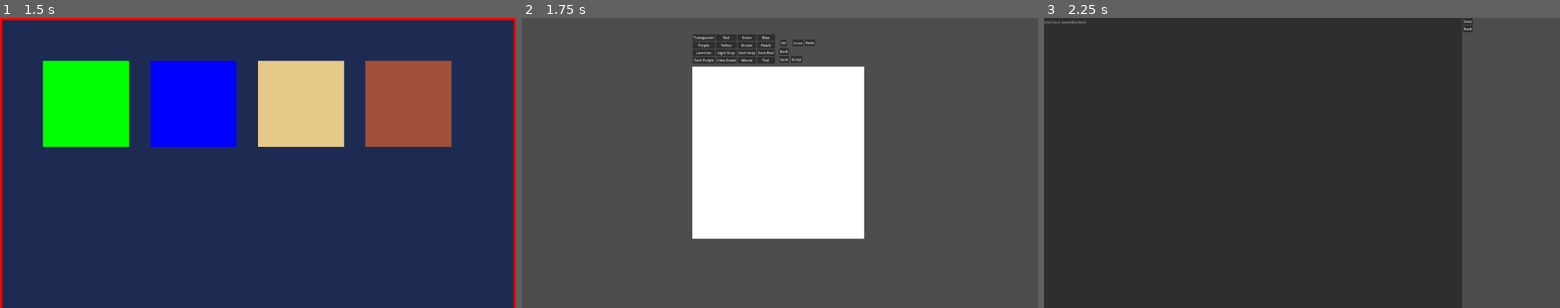
Above: before the commit, frames 1-3 (left to right).
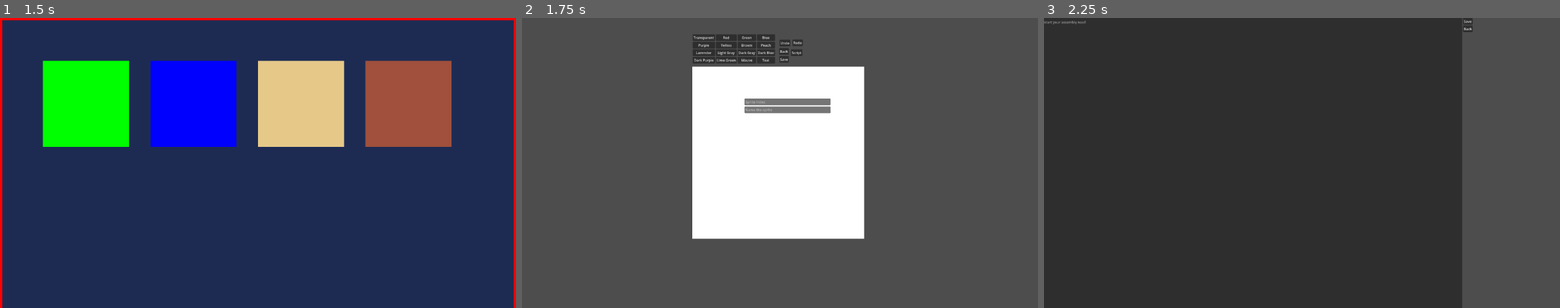
Above: after the commit, the same moments.

Repository: bobis1/godot-fantasy-console
Game: Godot game, scene res://main.tscn
Same seed, same stepped clock (60 frames per second), same inputs: the game is played once before the commit and once after it.
Inputs (mouse positions are in pixels of both pictures, inside the frame that each line leads up to):
- Up to frame 1 (1.5 s): tap Enter at 0.5 s; move the mouse to (371, 148) at 0.52 s; hold D (RIGHT) 0.53-1.28 s; hold Q (A) 0.53-1.28 s; click (371, 148) at 0.67 s; tap E (B) at 0.8, 1.35 s; tap Space at 1.25 s; move the mouse to (154, 177) at 1.27 s; hold S (DOWN) from 1.28 s (still down)
- Up to frame 2 (1.75 s): keep holding S (DOWN); tap R at 1.55 s
- Up to frame 3 (2.25 s): release S (DOWN) at 2 s; click "Script" at 2 s

Frame 1 is identical in both runs. In frame 2, 1.0% of the frame differs, in the area x 43-60%, y 7-33%; in frame 3, nothing differs.

Commit message:
Worked on adding the undo and redo to sprite editor

Diff:
--- a/Editor.tscn
+++ b/Editor.tscn
@@ -133,41 +133,32 @@
 text = "Back
 "
 
-[node name="Scripting" type="Button" parent="Control" unique_id=1062963334]
-layout_mode = 0
-offset_left = 459.0
-offset_top = 101.0
-offset_right = 512.0
-offset_bottom = 132.0
-text = "Script"
-
-[node name="Fill" type="Button" parent="Control" unique_id=2112511374]
-layout_mode = 0
-offset_left = 409.0
+[node name="Undo" type="Button" parent="Control" unique_id=628832824]
+layout_mode = 0
+offset_left = 406.0
 offset_top = 25.0
-offset_right = 439.0
-offset_bottom = 56.0
-text = "Fill"
-
-[node name="Undo" type="Button" parent="Control" unique_id=628832824]
-layout_mode = 0
-offset_left = 466.0
-offset_top = 25.0
-offset_right = 516.0
+offset_right = 456.0
 offset_bottom = 56.0
 text = "Undo
 "
 
 [node name="Redo" type="Button" parent="Control" unique_id=1217750806]
 layout_mode = 0
-offset_left = 523.0
+offset_left = 466.0
 offset_top = 24.0
-offset_right = 571.0
+offset_right = 514.0
 offset_bottom = 55.0
 text = "Redo"
 
+[node name="Scripting" type="Button" parent="Control" unique_id=1062963334]
+layout_mode = 0
+offset_left = 459.0
+offset_top = 70.0
+offset_right = 512.0
+offset_bottom = 101.0
+text = "Script"
+
 [node name="NamingPopup" type="Control" parent="." unique_id=1938953504]
-visible = false
 layout_mode = 3
 anchors_preset = 0
 offset_right = 40.0
@@ -180,6 +171,14 @@
 offset_right = 1435.0
 offset_bottom = 443.0
 placeholder_text = "Name the sprite"
+
+[node name="SpriteIndex" type="LineEdit" parent="NamingPopup" unique_id=262700467]
+layout_mode = 0
+offset_left = 1035.0
+offset_top = 375.0
+offset_right = 1435.0
+offset_bottom = 406.0
+placeholder_text = "Sprite Index"
 
 [connection signal="pressed" from="Control/Color Select/Black" to="Control/ColorRect" method="_on_black_pressed"]
 [connection signal="pressed" from="Control/Color Select/Red" to="Control/ColorRect" method="_on_red_pressed"]
@@ -199,8 +198,8 @@
 [connection signal="pressed" from="Control/Color Select/Teal" to="Control/ColorRect" method="_on_teal_pressed"]
 [connection signal="pressed" from="Control/Save" to="Control/ColorRect" method="_on_save_pressed"]
 [connection signal="pressed" from="Control/Back" to="Control/ColorRect" method="_on_back_pressed"]
-[connection signal="pressed" from="Control/Scripting" to="Control/ColorRect" method="_on_scripting_pressed"]
-[connection signal="pressed" from="Control/Fill" to="Control/ColorRect" method="_on_fill_pressed"]
 [connection signal="pressed" from="Control/Undo" to="Control/ColorRect" method="_on_undo_pressed"]
 [connection signal="pressed" from="Control/Redo" to="Control/ColorRect" method="_on_redo_pressed"]
+[connection signal="pressed" from="Control/Scripting" to="Control/ColorRect" method="_on_scripting_pressed"]
 [connection signal="text_submitted" from="NamingPopup/LineEdit" to="Control/ColorRect" method="_on_line_edit_text_submitted"]
+[connection signal="text_submitted" from="NamingPopup/SpriteIndex" to="Control/ColorRect" method="_on_sprite_index_text_submitted"]
--- a/Scripts/canvas.gd
+++ b/Scripts/canvas.gd
@@ -4,7 +4,12 @@
 var sprite_data = []
 var current_color_index = 1
 
-
+var VersionCount = 0
+
+var SpriteIndex: int
+
+var isIndexSubmitted: bool
+var isNameSubmitted: bool
 
 var spriteName: String
 @export var NamingPopup: Control
@@ -48,6 +53,9 @@
 
 		if sprite_data[index] != current_color_index:
 			sprite_data[index] = current_color_index
+			VersionCount += 1
+			var file = FileAccess.open("user://Versions" + spriteName + str(VersionCount) +".dat", FileAccess.WRITE)
+			file.store_buffer(get_sprite_as_buffer())
 			queue_redraw()
 
 func _draw():
@@ -167,6 +175,16 @@
 
 	return buffer
 
+
+func load_sprite_from_buffer(buffer: PackedByteArray) -> void:
+	for i in range(32):
+		var pixel_right = buffer[i] & 0x0F
+		var pixel_left = (buffer[i] >> 4) & 0x0F
+		sprite_data[i * 2] = pixel_left
+		sprite_data[i * 2 + 1] = pixel_right
+	queue_redraw()
+
+
 func save_to_file():
 	NamingPopup.visible = true
 
@@ -183,6 +201,10 @@
 	spriteName = new_text
 	var file = FileAccess.open("user://"+spriteName+".dat", FileAccess.WRITE)
 	file.store_buffer(get_sprite_as_buffer())
+	isNameSubmitted = true
+	if isIndexSubmitted && isNameSubmitted:
+			NamingPopup.visible = false
+
 	pass
 
 
@@ -192,16 +214,30 @@
 	pass
 
 
-func _on_fill_pressed() -> void:
-
-	pass
 
 
 func _on_undo_pressed() -> void:
+	if VersionCount == 1:
+		return
+	VersionCount -= 1
+	var lastVersionFile = FileAccess.open("user://Versions"+spriteName+ str(VersionCount) +".dat", FileAccess.READ)
+	var lastVersion = lastVersionFile.get_buffer(32)
+	load_sprite_from_buffer(lastVersion)
+	lastVersionFile.close()
 
 	pass
 
 
 func _on_redo_pressed() -> void:
-
-	pass
+	VersionCount += 1
+	var redoVersionFile = FileAccess.open("user://Versions"+spriteName+ str(VersionCount) +".dat", FileAccess.READ)
+	var redoVersion = redoVersionFile.get_buffer(32)
+	load_sprite_from_buffer(redoVersion)
+	redoVersionFile.close()
+	pass
+
+
+func _on_sprite_index_text_submitted(new_text: String) -> void:
+	SpriteIndex = new_text.to_int()
+	isIndexSubmitted = true
+	pass
